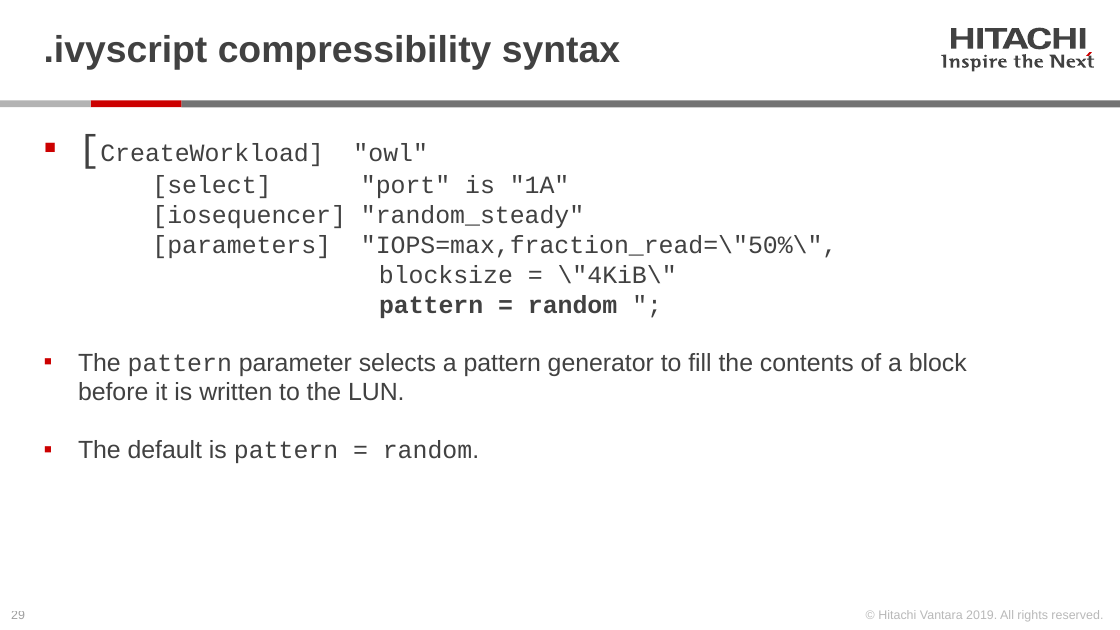
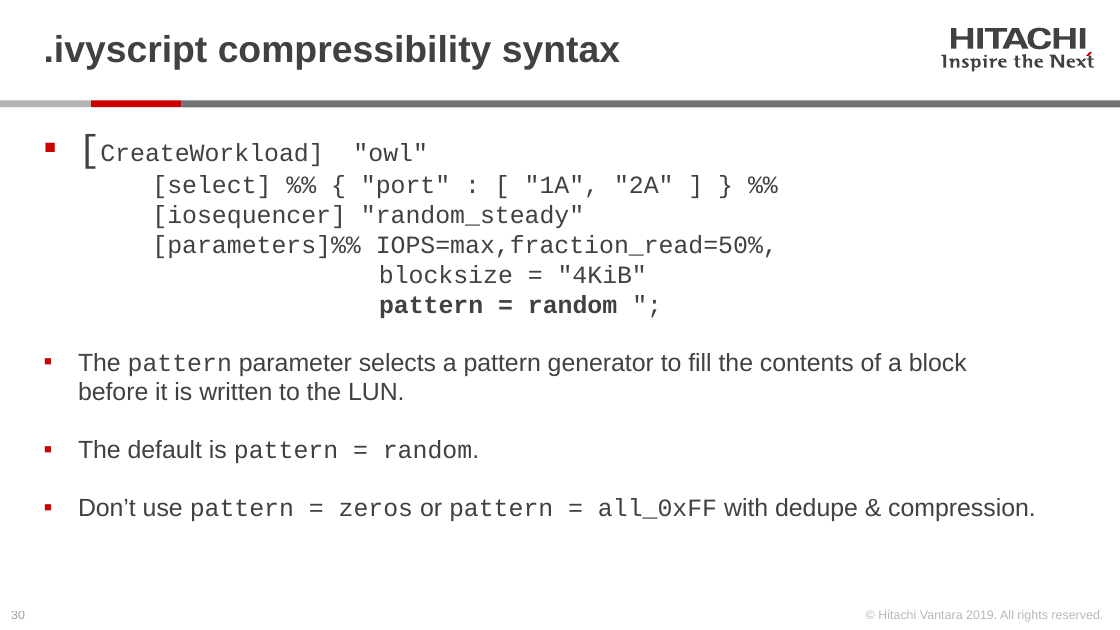
Before and after one commit to Hitachi-Data-Systems/ivy, a slide deck: slide 30 of doc/Programming the ivy engine.pptx (slide 29 before the commit). Drawn at 1120x630 pixels with LibreOffice and Linux fonts; fonts in the diff are those of the drawing. Boxes give left, top, right and bottom in pixels: in the first picture for what was removed or moved away, otherwise in the second. Text is boxed around its words. In the diff, an @@ line names an element or a change of style, - is before the commit and + after.

Commit message:
version 3.20.00
- changed VolumeCoverageFractionStart to RangeStart, etc.
- added dedupe_method workload parameter.  Supports "serpentine" and "target_spread" with stub for future "constant_ratio"
- Fixed test host CPU % busy, which previously was dividing the CPU busy by the number of measurement subintervals
- Added "active" core count and % busy.  These are the cores (actually hyperthreads) that are driving I/O.
- Removed -hyperthread command line option, which is now the default, and added -one_thread_per_core.

```diff
--- a/doc/Programming the ivy engine.pptx
+++ b/doc/Programming the ivy engine.pptx
@@ text at (x1=100, y1=143, x2=778, y2=318): text changed @@
-▪ [CreateWorkload] "owl"
-  [select] "port" is "1A"
-  [iosequencer] "random_steady"
-  [parameters] "IOPS=max,fraction_read=\"50%\",
-  blocksize = \"4KiB\"
-  pattern = random ";
+▪ [CreateWorkload] "owl"
+  [select] %% { "port" : [ "1A", "2A" ] } %%
+  [iosequencer] "random_steady"
+  [parameters]%% IOPS=max,fraction_read=50%,
+  blocksize = "4KiB"
+  pattern = random ";
@@ text at (x1=78, y1=498, x2=1036, y2=521): paragraph added @@
+▪ Don’t use pattern = zeros or pattern = all_0xFF with dedupe & compression.
@@ page number at (x1=11, y1=611, x2=25, y2=619): text changed @@
-29
+30
```
Also in this commit, not shown: 27 other slides changed, 2 slides added, 24 other files.
